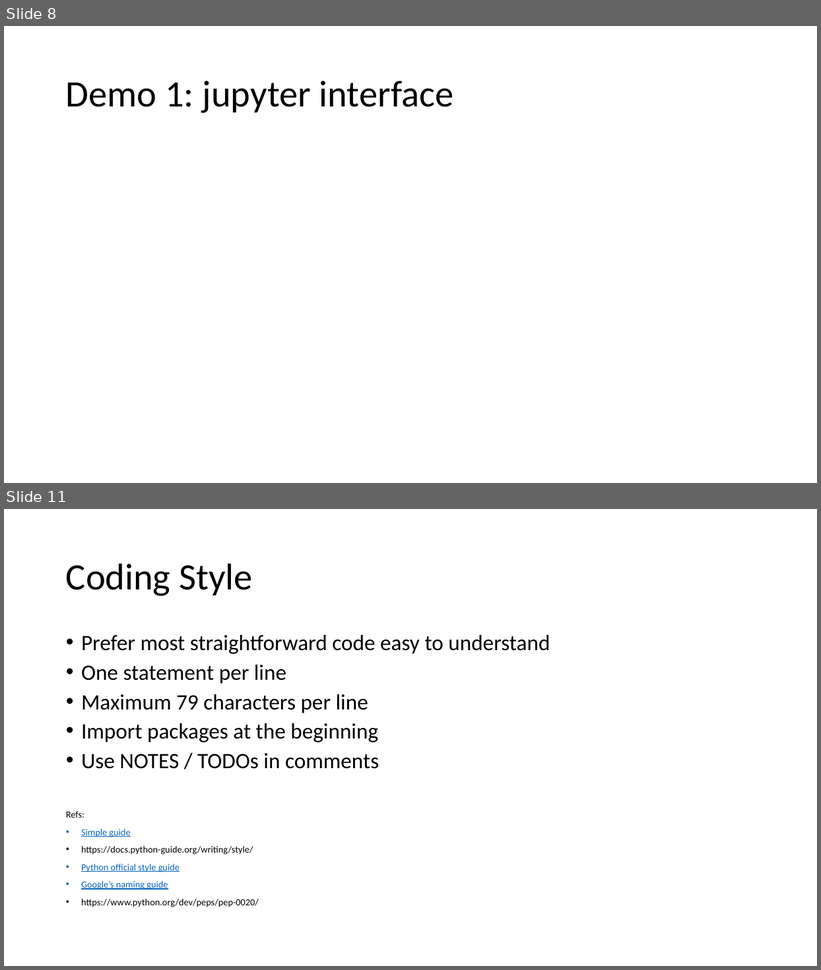
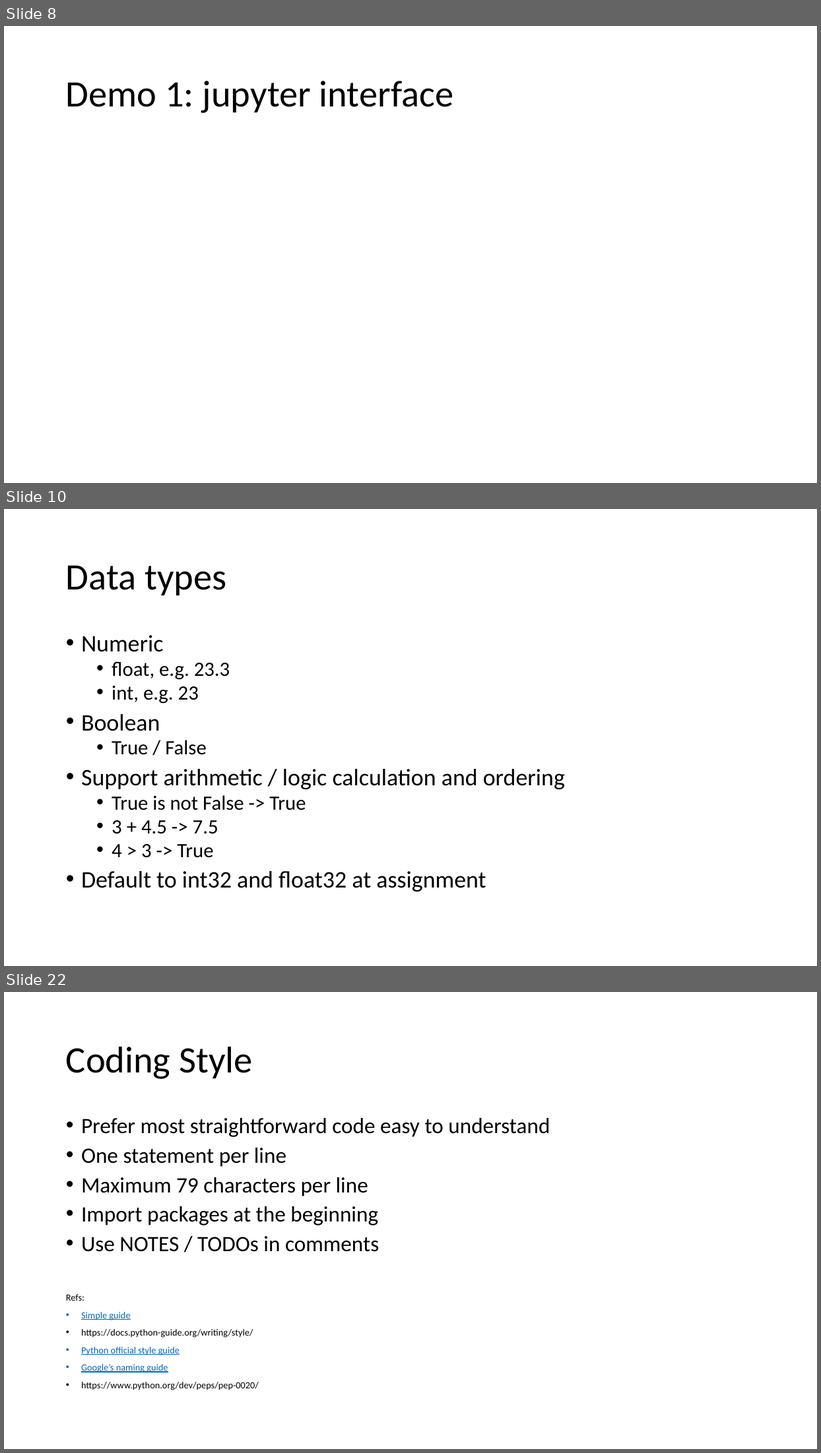
Before and after one commit to senine/workshop, a slide deck: Intro.pptx. Shown one above the other, each under a label of ours: slides 8 and 11 before the commit, slides 8, 10 and 22 after it; the slides between them are not shown. The pictures are 821x970 and 821x1453 pixels, drawn with LibreOffice and Linux fonts; fonts in the diff are those of the drawing. Boxes give left, top, right and bottom in pixels: in the first picture for what was removed or moved away, otherwise in the second. Text is boxed around its words. In the diff, an @@ line names an element or a change of style, - is before the commit and + after.

```diff
--- a/Intro.pptx
+++ b/Intro.pptx
@@ slide 10 added at <box>4,509,817,966</box>, background #FFFFFF @@
@@ title added at <box>66,565,226,595</box>, 44 pt, text #000000 @@
+Data types
@@ text added at <box>81,635,565,892</box>, 28 pt, text #000000 @@
+• Numeric
+  • float, e.g. 23.3
+  • int, e.g. 23
+• Boolean
+  • True / False
+• Support arithmetic / logic calculation and ordering
+  • True is not False -> True
+  • 3 + 4.5 -> 7.5
+  • 4 > 3 -> True
+• Default to int32 and float32 at assignment
@@ what was slide 11 is now slide 22 @@
```
Also in this commit, not shown: 6 slides changed, 13 other slides added, 6 other files.
